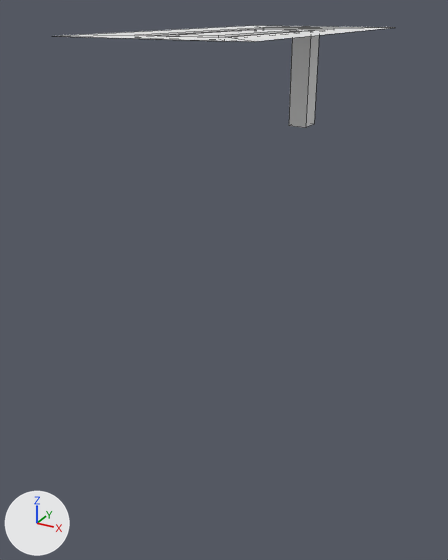
An edit to the Blender file Assets/Models/Graveyard ground.blend, drawn before and after from the same camera.
Before and after are seen from a 50 mm lens placed at (38.9, -79.0, 2.8), pointed at (-6.1, 2.9, -38.1). The axes (+X, +Y, +Z) are drawn at lower left. The lights are the same throughout. Mesh edges are drawn as thin lines.
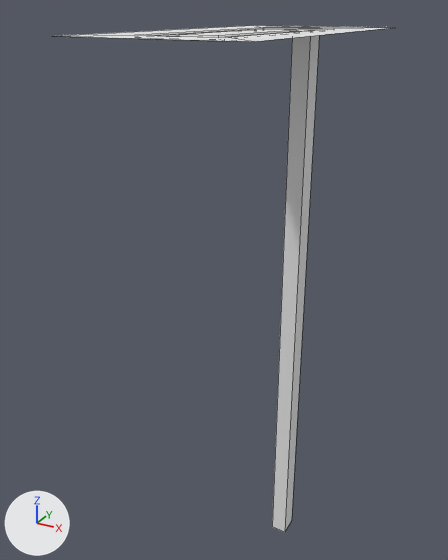
The edits, one by one:
me_plane has 44 vertices, 41 faces and spans x -1.0..1.0, y -1.0..1.0, z -1.22..0.0.
me_plane is used by ob_plane; location (0.0, 0.0, 0.0); scale (12.2, 24.6, 12.2).
Before the commit, vertices of me_plane: 40 (0.12, 0.82, -1.22) at pixel (314, 124), 41 (-0.12, 0.82, -1.22), 42 (0.12, 0.67, -1.22) at pixel (305, 127), 43 (-0.12, 0.67, -1.22) at pixel (288, 125).
Part 1, on me_plane:
Vertices 40 to 43 of me_plane move by (0.0, 0.0, -7.09).

What differs and where, as boxes [x1, y1, x2, y2] in the pictures (448 x 560 px; the box of a moved part takes in the faces that stretch with it):
'Plane', reshaped (393% taller)
    before: [63, 25, 395, 127]
    after: [63, 25, 395, 532]
part 1 of me_plane, moved or reshaped
    before: [289, 27, 319, 127]
    after: [272, 27, 319, 532]
